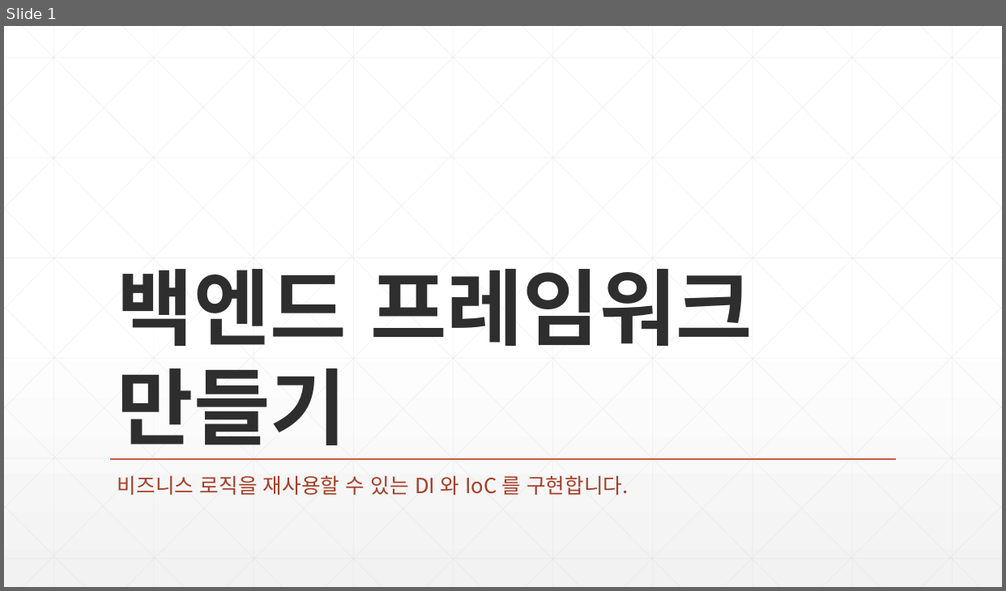
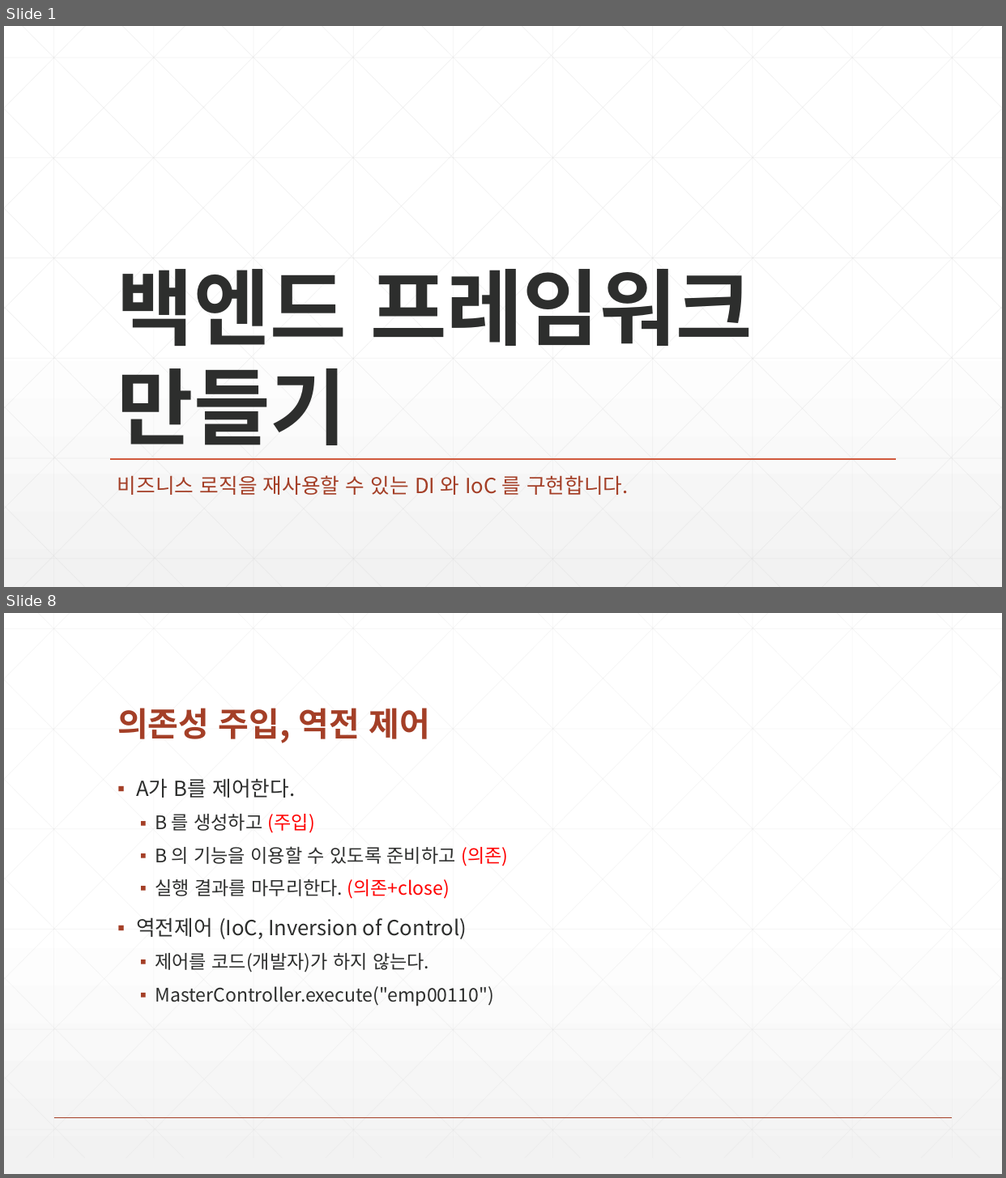
Before and after one commit to zeroshift01/code5, a slide deck: inflearn04/doc/교재.pptx. Shown one above the other, each under a label of ours: slide 1 before the commit, slides 1 and 8 after it; the slides between them are not shown. The pictures are 1006x591 and 1006x1178 pixels, drawn with LibreOffice and Linux fonts; fonts in the diff are those of the drawing. Boxes give left, top, right and bottom in pixels: in the first picture for what was removed or moved away, otherwise in the second. Text is boxed around its words. In the diff, an @@ line names an element or a change of style, - is before the commit and + after.

```diff
--- a/inflearn04/doc/교재.pptx
+++ b/inflearn04/doc/교재.pptx
@@ slide 8 added at (4,613,1002,1174), background gradient #FFFFFF to #F2F2F2 @@
@@ title added at (117,708,431,743), 32 pt, text #A43F27, bold @@
+의존성 주입, 역전 제어
@@ text added at (136,778,508,1006), 18 pt, text #2D2E2D @@
+▪ A가 B를 제어한다.
+  ▪ B 를 생성하고 (주입)
+  ▪ B 의 기능을 이용할 수 있도록 준비하고 (의존)
+  ▪ 실행 결과를 마무리한다. (의존+close)
+▪ 역전제어 (IoC, Inversion of Control)
+  ▪ 제어를 코드(개발자)가 하지 않는다.
+  ▪ MasterController.execute("emp00110")
@@ group added at (4,613,1002,1159): 46 lines @@
@@ line added from (54, 1118) to (953, 1118), #A43F27 1 pt @@
```
Also in this commit, not shown: 5 slides changed, 1 other slide added, 10 slides removed, 6 other files.
